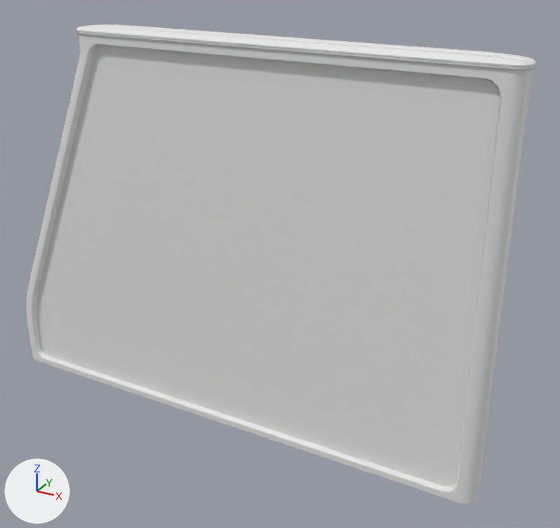
A saved change to the FBX model Assets/Art_Assets/Environment/CornerWallVarient/sm_wall_cornervarient_screen_fixed.fbx.
Before and after are seen from a 50 mm lens placed at (7.5, -11.17, 9.31), pointed at (1.13, 0.41, 3.52). The lights are fixed; the arrows at lower left show +X, +Y and +Z. Where no turn or scale is listed for an object, it has been applied to the vertices.

Names of what the first picture shows: 'CornerVarientScreen_low'.
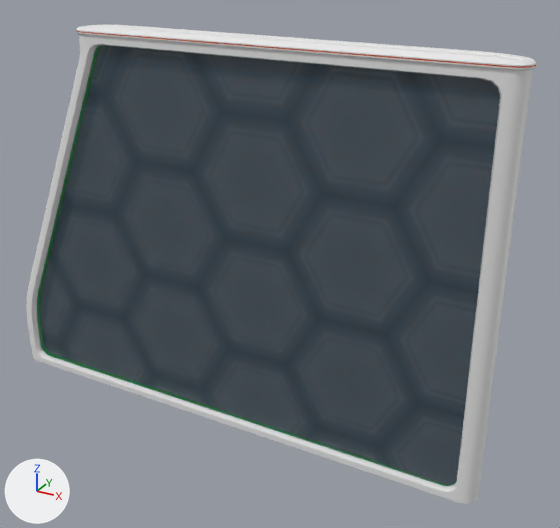
The edits, one by one:
Picture 'HexagonWallCookieCutter_MetalHex_BaseMap.png' (img_hexagonwallcookiecutter_metalhex_basemap_png) is new.
Picture 'HexagonWallCookieCutter_GlassHex_BaseMap.png' (img_hexagonwallcookiecutter_glasshex_basemap_png) is new.
Material 'NEWCCMetal' (mat_newccmetal) is new.
Its texture is img_hexagonwallcookiecutter_metalhex_basemap_png.
Material 'TravelingEmissive' (mat_travelingemissive) is new.
Its base color is (0.8, 0.0961, 0.0) (orange #e75700).
Material 'StillEmissive' (mat_stillemissive) is new.
Its base color is (0.00242, 0.8, 0.0) (green #08e700).
Material 'NEWCCGlass' (mat_newccglass) is new.
Its texture is img_hexagonwallcookiecutter_glasshex_basemap_png.
Its alpha is 0.595.
me_circle_160 is used by ob_cornervarientscreen_low; location (0.0, 0.0, 0.0).
me_circle_160 had 1318 vertices, 1219 faces and spanned x -5.18..5.35, y -0.31..0.3, z 0.08..7.63.
me_circle_160 no longer uses material mat_wall_interior (white #e7e7e7).
me_circle_160 no longer uses material mat_wallglass (white #e7e7e7).
me_circle_160 now has 810 vertices, 765 faces and spans x -5.18..5.35, y -0.31..0.3, z 0.08..7.63.
me_circle_160 part 1: 17 vertices moved from x -4.83..4.97, y -0.18..0.15, z 0.41..7.53 to x -4.83..4.97, y -0.18..0.15, z 0.21..7.53; 509 vertices removed from x -4.91..5.05, y -0.31..0.3, z 0.08..7.63; 1 vertex added at x -2.74, y -0.18, z 7.53.
me_circle_160 part 2: 74 faces spanning x -2.8..5.35, y -0.31..0.3, z 7.53..7.54 switch from mat_wall_frame (white #e7e7e7) to mat_travelingemissive (orange #e75700).
me_circle_160 now uses material mat_newccglass (picture img_hexagonwallcookiecutter_glasshex_basemap_png).
me_circle_160 now uses material mat_newccmetal (picture img_hexagonwallcookiecutter_metalhex_basemap_png).
me_circle_160 now uses material mat_stillemissive (green #08e700).

Location of each change, (x1, y1, x2, y2) in pixels of the pictures (560 x 528 px):
part 1 of me_circle_160, cut back
    before: (30, 28, 517, 491)
    after: (38, 45, 500, 486)
part 2 of me_circle_160, recoloured (grey to brown)
    both: (77, 31, 536, 68)
